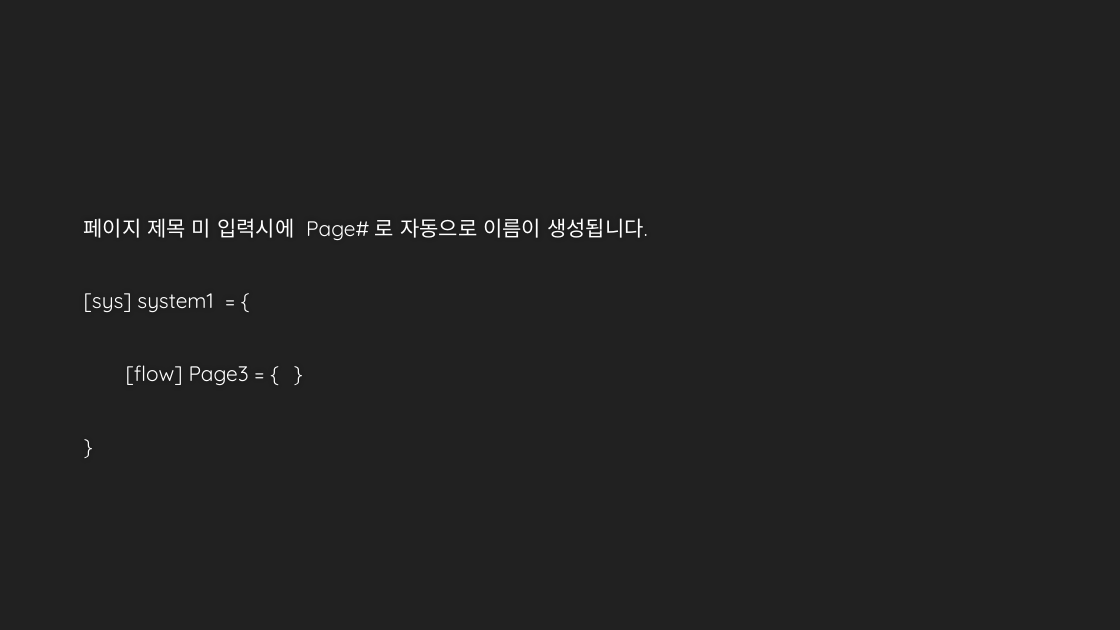
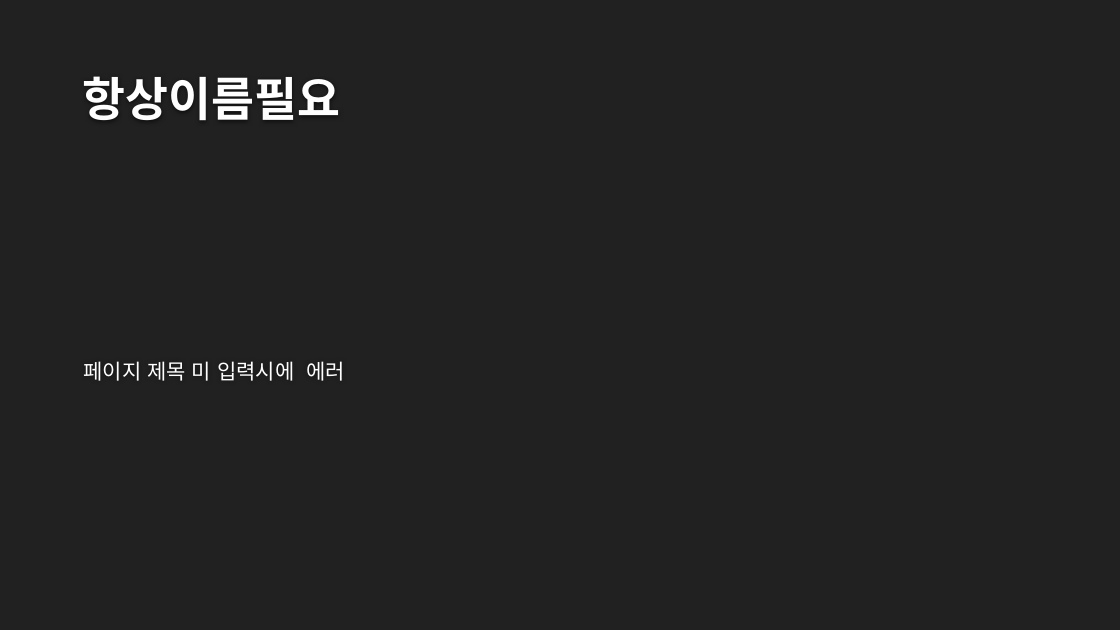
Before and after one commit to DualsoftDev/ds, a slide deck: slide 3 of DsDotNet/src/UnitTest/UnitTest.Model/ImportOfficeExample/ppt/T2_Flow.pptx. Drawn at 1120x630 pixels with LibreOffice and Linux fonts; fonts in the diff are those of the drawing; background and template pictures are left out. Boxes give left, top, right and bottom in pixels: in the first picture for what was removed or moved away, otherwise in the second. Text is boxed around its words. In the diff, an @@ line names an element or a change of style, - is before the commit and + after.

Commit message:
ppt 작성시 flow 이름 없으면 에러

```diff
--- a/DsDotNet/src/UnitTest/UnitTest.Model/ImportOfficeExample/ppt/T2_Flow.pptx
+++ b/DsDotNet/src/UnitTest/UnitTest.Model/ImportOfficeExample/ppt/T2_Flow.pptx
@@ title added at box(83, 76, 340, 120), 40 pt, text #FEFEFE, bold @@
+항상이름필요
@@ text at box(84, 361, 345, 381): text changed @@
-페이지 제목 미 입력시에 Page# 로 자동으로 이름이 생성됩니다.
-[sys] system1 = {
-[flow] Page3 = { }
-}
+페이지 제목 미 입력시에 에러
```
